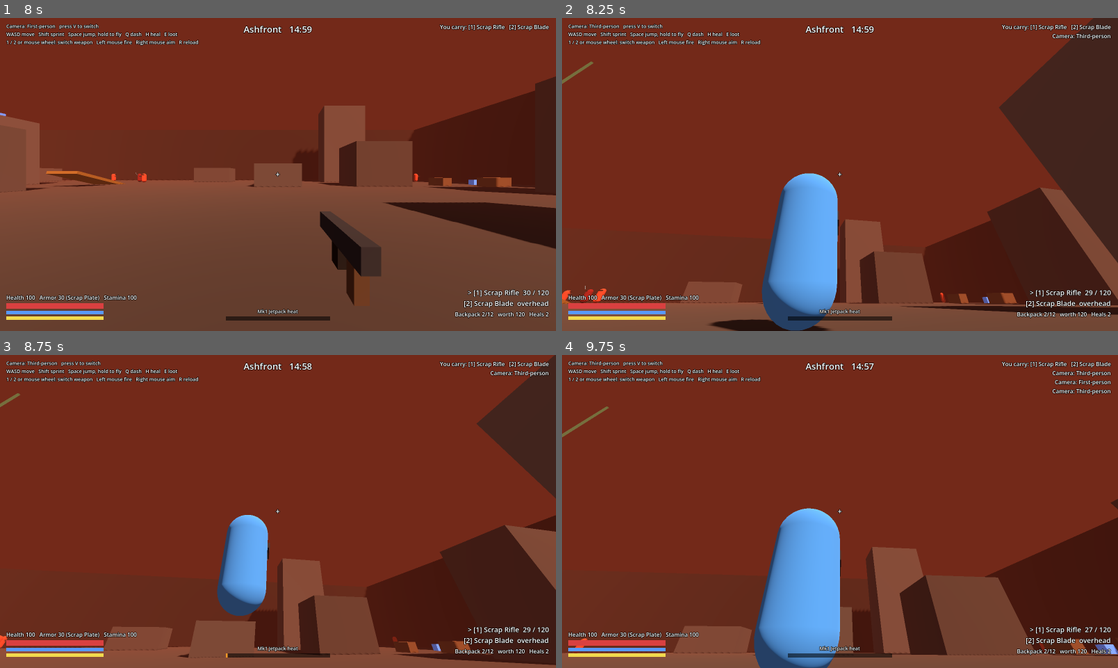
Above: before the commit, frames 1-4 (two rows, left to right).
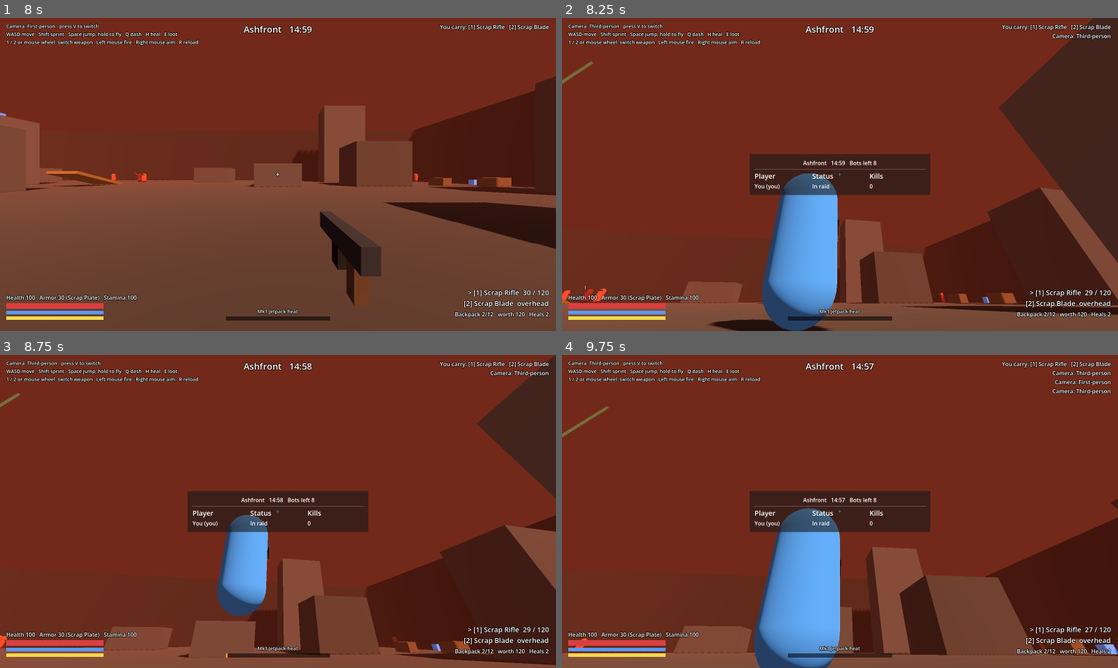
Above: after the commit, the same moments.

Repository: czinabu/projectares
Game: Godot game, scene res://scenes/main.tscn
Two runs of this game, one before a commit and one after it. Both use one fixed random seed, a clock stepped at 60 frames per second and the inputs below.
Inputs (mouse positions are in pixels of both pictures, inside the frame that each line leads up to):
- Up to frame 1 (8 s): click "Scrap kit (free)" at 0.5 s; click "Scrap kit (free)" at 1.25 s; click "Scrap kit (free)" at 2 s; click "Scrap kit (free)" at 2.75 s; click "None" at 3.5 s; click "None" at 4.25 s; click "Stock" at 5 s; click "Stock" at 5.75 s; click "Stock" at 6.5 s; click "Deploy to Ashfront" at 7.25 s
- Up to frame 2 (8.25 s): tap V (toggle_view) at 8 s; move the mouse to (867, 174) at 8.02 s; hold W (move_forward) from 8.03 s (still down); hold Tab (scoreboard, bound only after the commit) from 8.03 s (still down); tap H (heal) at 8.1 s; click (867, 174) at 8.17 s
- Up to frame 3 (8.75 s): keep holding W (move_forward); keep holding Tab (scoreboard, bound only after the commit); tap Space (jump) at 8.27 s
- Up to frame 4 (9.75 s): keep holding W (move_forward); tap V (toggle_view) at 8.75, 9.5 s; move the mouse to (812, 511) at 8.77 s; release Tab (scoreboard, bound only after the commit) at 8.78 s; tap Tab (scoreboard, bound only after the commit) at 8.85 s; click (812, 511) at 8.92 s; tap Space (jump) at 9.02 s; tap H (heal) at 9.05 s; move the mouse to (851, 505) at 9.52 s; hold Tab (scoreboard, bound only after the commit) from 9.53 s (still down); tap G (ability) at 9.6 s; click (851, 505) at 9.67 s

Frame 1 is identical in both runs. In frame 2, 4.3% of the frame differs, in the area x 33-67%, y 43-57%; in frame 3, 4.3%; in frame 4, 4.3%.

Commit message:
Add nameplates over other players and a Tab scoreboard
Nameplates show another player's name and health above their head, only
when you could see them yourself: not behind walls, not behind you, not
past 45 m (fading out near the edge), and not once they are down.

Holding Tab opens a scoreboard of everyone in the raid: in raid, extracted
or down, with kills, plus the bots still standing. On a server or solo raid
it reads Raid.players. A client has no player states, so there every actor
that is not a bot is a player, a player who vanishes alive has extracted,
and only your own kills are known.

Both are new scripts in core/ui, preloaded rather than found by class_name,
and use plain themed controls so the UI theme styles them.

Co-Authored-By: Claude Opus 5.5 <noreply@anthropic.com>
Claude-Session: https://claude.ai/code/session_01GXE5t1odtJgJA4pcU3Vf25

Diff:
--- a/core/input_setup.gd
+++ b/core/input_setup.gd
@@ -19,6 +19,7 @@
 	"melee_control": KEY_B,
 	"weapon_1": KEY_1,
 	"weapon_2": KEY_2,
+	"scoreboard": KEY_TAB,
 }
 
 const MOUSE_ACTIONS := {
--- a/core/main.gd
+++ b/core/main.gd
@@ -5,11 +5,15 @@
 ## for a dedicated server: no hub, no window needed, just a raid that players join.
 
 const JOIN_TIMEOUT := 12.0
+const NameplatesScript := preload("res://core/ui/nameplates.gd")
+const ScoreboardScript := preload("res://core/ui/scoreboard.gd")
 
 var hub: Hub
 var raid: Raid
 var controller: PlayerController
 var hud: Hud
+var nameplates: CanvasLayer
+var scoreboard: CanvasLayer
 var net: NetSession
 var _server_pid := -1
 var _join_attempts := 0
@@ -57,6 +61,14 @@
 	hud = Hud.new()
 	hud.setup(raid, controller)
 	raid.add_child(hud)
+	nameplates = NameplatesScript.new()
+	nameplates.name = "Nameplates"
+	nameplates.setup(raid)
+	raid.add_child(nameplates)
+	scoreboard = ScoreboardScript.new()
+	scoreboard.name = "Scoreboard"
+	scoreboard.setup(raid)
+	raid.add_child(scoreboard)
 
 
 func _on_raid_ended(result: Dictionary) -> void:
--- /dev/null
+++ b/core/ui/nameplates.gd
@@ -0,0 +1,108 @@
+extends CanvasLayer
+## Names and health over other players you can see. Hidden behind walls,
+## behind you, past `max_distance`, and once someone is down, so a nameplate
+## never gives away more than your own eyes would.
+
+const RaidRoster := preload("res://core/ui/raid_roster.gd")
+
+## Nameplates show up to this far away, in metres, fading over the last part.
+var max_distance := 45.0
+var fade_distance := 10.0
+## Height above an actor's feet where the plate sits.
+var head_offset := 2.15
+var plate_size := Vector2(160, 34)
+
+var raid: Raid
+## The local player: never gets a plate, and does not block the view check.
+var viewer: Actor
+var _root: Control
+var _plates := {}
+
+
+func setup(p_raid: Raid, p_viewer: Actor = null) -> void:
+	raid = p_raid
+	viewer = p_viewer if p_viewer != null else p_raid.player
+
+
+func _ready() -> void:
+	layer = 1
+	_root = Control.new()
+	_root.set_anchors_and_offsets_preset(Control.PRESET_FULL_RECT)
+	_root.mouse_filter = Control.MOUSE_FILTER_IGNORE
+	add_child(_root)
+
+
+func _process(_delta: float) -> void:
+	update_plates()
+
+
+func update_plates() -> void:
+	var seen := {}
+	var camera := raid.get_viewport().get_camera_3d() if raid != null and is_instance_valid(raid) else null
+	if camera != null:
+		for actor in RaidRoster.players_in(raid):
+			if actor == viewer or actor.is_dead:
+				continue
+			var at := actor.global_position + Vector3(0, head_offset, 0)
+			var alpha := _visibility(camera, actor, at)
+			if alpha <= 0.0:
+				continue
+			var id := actor.get_instance_id()
+			seen[id] = true
+			var plate: Control = _plates.get(id)
+			if plate == null:
+				plate = _make_plate()
+				_plates[id] = plate
+			var label: Label = plate.get_child(0)
+			var bar: ProgressBar = plate.get_child(1)
+			label.text = actor.display_name
+			bar.value = actor.health.health / maxf(actor.health.max_health, 0.001) * 100.0
+			plate.position = camera.unproject_position(at) - Vector2(plate_size.x * 0.5, plate_size.y)
+			plate.modulate.a = alpha
+			plate.visible = true
+	for id: int in _plates.keys():
+		if not seen.has(id):
+			_plates[id].queue_free()
+			_plates.erase(id)
+
+
+## Whether a nameplate shows for `actor`: 0 hidden, up to 1 fully shown.
+func _visibility(camera: Camera3D, actor: Actor, at: Vector3) -> float:
+	if camera.is_position_behind(at):
+		return 0.0
+	var distance := camera.global_position.distance_to(at)
+	if distance > max_distance:
+		return 0.0
+	var space := raid.get_world_3d().direct_space_state
+	var query := PhysicsRayQueryParameters3D.create(camera.global_position, at)
+	query.collision_mask = Actor.LAYER_WORLD
+	var exclude: Array[RID] = [actor.get_rid()]
+	if viewer != null and is_instance_valid(viewer):
+		exclude.append(viewer.get_rid())
+	query.exclude = exclude
+	if not space.intersect_ray(query).is_empty():
+		return 0.0
+	return clampf((max_distance - distance) / maxf(fade_distance, 0.001), 0.0, 1.0)
+
+
+## Shown plates, by actor: { Actor instance id: Control }.
+func plates() -> Dictionary:
+	return _plates
+
+
+func _make_plate() -> Control:
+	var plate := VBoxContainer.new()
+	plate.mouse_filter = Control.MOUSE_FILTER_IGNORE
+	plate.size = plate_size
+	plate.add_theme_constant_override("separation", 2)
+	var label := Label.new()
+	label.horizontal_alignment = HORIZONTAL_ALIGNMENT_CENTER
+	label.theme_type_variation = &"HeaderSmall"
+	plate.add_child(label)
+	var bar := ProgressBar.new()
+	bar.show_percentage = false
+	bar.custom_minimum_size = Vector2(plate_size.x, 5)
+	bar.mouse_filter = Control.MOUSE_FILTER_IGNORE
+	plate.add_child(bar)
+	_root.add_child(plate)
+	return plate
--- /dev/null
+++ b/core/ui/raid_roster.gd
@@ -0,0 +1,102 @@
+extends RefCounted
+## Who is playing in a raid, for the scoreboard and nameplates. UI only: it
+## reads the raid and its actors and never changes them.
+##
+## On a solo or server raid the players come from `Raid.players`. A client's
+## raid has no player states, so there every actor that is not a bot is a
+## player. A player who vanishes while alive has extracted (a dropped player
+## is killed first), so the roster remembers everyone it has seen.
+
+const IN_RAID := "In raid"
+const DOWN := "Down"
+const EXTRACTED := "Extracted"
+
+var raid: Raid
+## The local player, or null on a server.
+var me: Actor
+## One per player seen: { id, name, status, kills, is_me }.
+var entries: Array[Dictionary] = []
+var _by_id := {}
+var _my_kills := 0
+
+
+func _init(p_raid: Raid, p_me: Actor = null) -> void:
+	raid = p_raid
+	me = p_me
+	if me != null:
+		me.hit_confirmed.connect(_on_my_hit)
+
+
+## Players currently in the raid, alive or dead.
+static func players_in(p_raid: Raid) -> Array[Actor]:
+	var out: Array[Actor] = []
+	if p_raid == null:
+		return out
+	if p_raid.mode != Raid.Mode.CLIENT:
+		for state in p_raid.players:
+			if is_instance_valid(state.actor):
+				out.append(state.actor)
+		return out
+	for child in p_raid.get_children():
+		var actor := child as Actor
+		if actor != null and not actor.is_queued_for_deletion() and not p_raid.bots.has(actor):
+			out.append(actor)
+	return out
+
+
+## Bots still standing.
+func bots_alive() -> int:
+	var count := 0
+	for bot in raid.bots:
+		if is_instance_valid(bot) and not bot.is_dead:
+			count += 1
+	return count
+
+
+func refresh() -> void:
+	var present := {}
+	for actor in players_in(raid):
+		var id := actor.get_instance_id()
+		present[id] = true
+		var entry: Dictionary = _by_id.get(id, {})
+		if entry.is_empty():
+			entry = {"id": id, "name": actor.display_name, "status": IN_RAID, "kills": 0,
+					"is_me": actor == me}
+			_by_id[id] = entry
+			entries.append(entry)
+		entry.name = actor.display_name
+		var state := raid.state_for(actor)
+		if actor.is_dead:
+			entry.status = DOWN
+		elif state != null and state.finished:
+			entry.status = EXTRACTED
+		else:
+			entry.status = IN_RAID
+		if state != null:
+			entry.kills = state.kills
+		elif entry.is_me:
+			entry.kills = _my_kills
+	for entry in entries:
+		if not present.has(entry.id) and entry.status == IN_RAID:
+			entry.status = EXTRACTED
+	entries.sort_custom(_before)
+
+
+## Kills are only known for players with a state here (solo, server) and for
+## yourself, counted from your own confirmed kills.
+func kills_known(entry: Dictionary) -> bool:
+	return entry.is_me or raid.mode != Raid.Mode.CLIENT
+
+
+static func _before(a: Dictionary, b: Dictionary) -> bool:
+	var order := [IN_RAID, EXTRACTED, DOWN]
+	if a.status != b.status:
+		return order.find(a.status) < order.find(b.status)
+	if a.kills != b.kills:
+		return a.kills > b.kills
+	return String(a.name).naturalnocasecmp_to(b.name) < 0
+
+
+func _on_my_hit(_target: Actor, _info: DamageInfo, lethal: bool) -> void:
+	if lethal:
+		_my_kills += 1
--- /dev/null
+++ b/core/ui/scoreboard.gd
@@ -0,0 +1,112 @@
+extends CanvasLayer
+## Hold Tab in a raid to see everyone playing: who is still in, who got out,
+## who went down, and kills. Plain themed controls so the UI theme styles it.
+
+const RaidRoster := preload("res://core/ui/raid_roster.gd")
+
+## How often the roster is checked, and the table rebuilt while open, in seconds.
+var refresh_interval := 0.25
+
+var raid: Raid
+var roster: RaidRoster
+var _panel: PanelContainer
+var _title: Label
+var _grid: GridContainer
+var _refresh_left := 0.0
+var _forced := false
+
+
+func setup(p_raid: Raid, p_me: Actor = null) -> void:
+	raid = p_raid
+	roster = RaidRoster.new(p_raid, p_me if p_me != null else p_raid.player)
+	roster.refresh()
+
+
+func _ready() -> void:
+	layer = 5
+	var root := CenterContainer.new()
+	root.set_anchors_and_offsets_preset(Control.PRESET_FULL_RECT)
+	root.mouse_filter = Control.MOUSE_FILTER_IGNORE
+	add_child(root)
+	_panel = PanelContainer.new()
+	_panel.mouse_filter = Control.MOUSE_FILTER_IGNORE
+	_panel.custom_minimum_size = Vector2(520, 0)
+	root.add_child(_panel)
+	var margin := MarginContainer.new()
+	for side in ["left", "right", "top", "bottom"]:
+		margin.add_theme_constant_override("margin_" + side, 14)
+	_panel.add_child(margin)
+	var box := VBoxContainer.new()
+	margin.add_child(box)
+	_title = Label.new()
+	_title.horizontal_alignment = HORIZONTAL_ALIGNMENT_CENTER
+	box.add_child(_title)
+	box.add_child(HSeparator.new())
+	_grid = GridContainer.new()
+	_grid.columns = 3
+	box.add_child(_grid)
+	visible = false
+
+
+func _process(delta: float) -> void:
+	if raid == null or not is_instance_valid(raid):
+		return
+	var want := _forced or Input.is_action_pressed("scoreboard")
+	if want != visible:
+		visible = want
+		_refresh_left = 0.0
+	_refresh_left -= delta
+	if _refresh_left > 0.0:
+		return
+	_refresh_left = refresh_interval
+	# The roster keeps watching while the board is closed, so someone who
+	# joins and extracts between looks is still listed.
+	if visible:
+		rebuild()
+	else:
+		roster.refresh()
+
+
+## Keeps the board open without the key, for tests and screenshots.
+func show_board(on: bool) -> void:
+	_forced = on
+	visible = on
+	if on:
+		rebuild()
+
+
+func rebuild() -> void:
+	if roster == null:
+		return
+	roster.refresh()
+	var secs := int(maxf(raid.time_left, 0.0))
+	_title.text = "%s   %02d:%02d   Bots left %d" % [
+		raid.world.display_name if raid.world else "Raid", secs / 60, secs % 60, roster.bots_alive()]
+	for child in _grid.get_children():
+		_grid.remove_child(child)
+		child.queue_free()
+	_cell("Player", true)
+	_cell("Status", true)
+	_cell("Kills", true)
+	for entry in roster.entries:
+		_cell(("%s (you)" % entry.name) if entry.is_me else String(entry.name))
+		_cell(entry.status)
+		_cell(str(entry.kills) if roster.kills_known(entry) else "-")
+
+
+## The text in each row, for tests: [[name, status, kills], ...].
+func rows() -> Array:
+	var out := []
+	var cells := _grid.get_children()
+	for i in range(3, cells.size(), 3):
+		out.append([cells[i].text, cells[i + 1].text, cells[i + 2].text])
+	return out
+
+
+func _cell(text: String, header := false) -> void:
+	var label := Label.new()
+	label.text = text
+	label.size_flags_horizontal = Control.SIZE_EXPAND_FILL
+	if header:
+		label.theme_type_variation = &"HeaderSmall"
+	_grid.add_child(label)
--- a/tests/test_runner.gd
+++ b/tests/test_runner.gd
@@ -4,6 +4,9 @@
 ## Exits with code 0 when everything passes, 1 otherwise.
 
 const VehicleScript := preload("res://core/vehicle/vehicle.gd")
+const RaidRoster := preload("res://core/ui/raid_roster.gd")
+const NameplatesScript := preload("res://core/ui/nameplates.gd")
+const ScoreboardScript := preload("res://core/ui/scoreboard.gd")
 
 var _passed := 0
 var _failed := 0
@@ -44,6 +47,7 @@
 	await _test_every_world()
 	await _test_frostline()
 	await _test_mastery()
+	await _test_nameplates_and_scoreboard()
 	await _test_online()
 
 
@@ -341,6 +345,8 @@
 	await frames(5)
 	check(main.raid != null and not main.hub.visible, "deploying starts a raid")
 	check(main.controller.camera.current and main.hud != null, "raid has a camera and HUD")
+	check(main.nameplates != null and main.scoreboard != null and not main.scoreboard.visible,
+			"raid has nameplates and a scoreboard, closed until Tab is held")
 	var controller: PlayerController = main.controller
 	check(controller.view_mode == PlayerController.ViewMode.FIRST and not controller.is_third_person(),
 			"camera starts in first-person")
@@ -1458,6 +1464,100 @@
 	await frames(2)
 
 
+func _test_nameplates_and_scoreboard() -> void:
+	print("Nameplates and scoreboard")
+	check(InputMap.has_action("scoreboard") and InputMap.action_get_events("scoreboard").any(
+			func(e: InputEvent) -> bool: return e is InputEventKey and e.physical_keycode == KEY_TAB),
+			"Tab is bound to the scoreboard")
+	var raid := Raid.new()
+	add_child(raid)
+	raid.start_server(Worlds.get_world("ashfront"), 71)
+	for bot in raid.bots:
+		bot.get_node("Brain").set_physics_process(false)
+	var a := raid.add_player([], {}, "Alpha")
+	var b := raid.add_player([], {}, "Bravo")
+	var c := raid.add_player([], {}, "Charlie")
+	await frames(5)
+	var roster := RaidRoster.new(raid, a)
+	roster.refresh()
+	var board := ScoreboardScript.new()
+	board.setup(raid, a)
+	raid.add_child(board)
+	await frames(1)
+	check(roster.entries.size() == 3 and roster.entries.all(
+			func(e: Dictionary) -> bool: return e.status == RaidRoster.IN_RAID),
+			"the roster lists every player as in the raid")
+	check(roster.bots_alive() == raid.bots.size(), "the roster counts the bots still standing")
+	b.kill("bullet", a)
+	raid._on_actor_extracted(c)
+	await frames(3)
+	roster.refresh()
+	var by_name := {}
+	for e in roster.entries:
+		by_name[e.name] = e
+	check(by_name.Alpha.kills == 1 and by_name.Alpha.is_me and by_name.Alpha.status == RaidRoster.IN_RAID,
+			"your kills are counted on the scoreboard")
+	check(by_name.Bravo.status == RaidRoster.DOWN, "a player who died shows as down")
+	check(by_name.Charlie.status == RaidRoster.EXTRACTED, "a player who left alive shows as extracted")
+	check(roster.entries[0].name == "Alpha", "players still in the raid are listed first")
+
+	check(not board.visible, "the scoreboard is closed until asked for")
+	board.show_board(true)
+	var rows: Array = board.rows()
+	check(board.visible and rows.size() == 3 and rows[0] == ["Alpha (you)", RaidRoster.IN_RAID, "1"],
+			"the scoreboard shows each player's name, status and kills")
+	board.show_board(false)
+	check(not board.visible, "the scoreboard closes again")
+
+	# Nameplates, high above the map so only the test's own wall can block the view.
+	var d := raid.add_player([], {}, "Delta")
+	var camera := Camera3D.new()
+	raid.add_child(camera)
+	camera.make_current()
+	var plates := NameplatesScript.new()
+	plates.setup(raid, a)
+	raid.add_child(plates)
+	var sky := a.global_position + Vector3(0, 120, 0)
+	var place := func(d_offset: Vector3, facing: Vector3) -> void:
+		a.global_position = sky
+		d.global_position = sky + d_offset
+		b.global_position = sky + Vector3(0, 0, -5)
+		camera.global_position = sky + Vector3(0, 1.6, 0)
+		camera.look_at(camera.global_position + facing)
+		plates.update_plates()
+	place.call(Vector3(0, -0.5, -10), Vector3.FORWARD)
+	var shown: Dictionary = plates.plates()
+	check(shown.has(d.get_instance_id()) and not shown.has(a.get_instance_id()),
+			"another player in view gets a nameplate, you do not")
+	check(not shown.has(b.get_instance_id()), "a player who is down has no nameplate")
+	if shown.has(d.get_instance_id()):
+		var plate: Control = shown[d.get_instance_id()]
+		var label: Label = plate.get_child(0)
+		var middle := camera.get_viewport().get_visible_rect().size * 0.5
+		check(label.text == "Delta" and plate.position.x < middle.x and plate.position.x + plate.size.x > middle.x,
+				"the nameplate carries the name and sits over the player")
+	place.call(Vector3(0, -0.5, -10), Vector3.BACK)
+	check(plates.plates().is_empty(), "no nameplate for a player behind you")
+	place.call(Vector3(0, -0.5, -(plates.max_distance + 5.0)), Vector3.FORWARD)
+	check(plates.plates().is_empty(), "no nameplate past the nameplate range")
+	var wall := StaticBody3D.new()
+	var shape := CollisionShape3D.new()
+	shape.shape = BoxShape3D.new()
+	shape.shape.size = Vector3(6, 6, 0.5)
+	wall.add_child(shape)
+	raid.add_child(wall)
+	wall.global_position = sky + Vector3(0, 1, -5)
+	await frames(1)
+	place.call(Vector3(0, -0.5, -10), Vector3.FORWARD)
+	check(plates.plates().is_empty(), "no nameplate through a wall")
+	wall.queue_free()
+	await frames(1)
+	d.kill("bullet")
+	place.call(Vector3(0, -0.5, -10), Vector3.FORWARD)
+	check(plates.plates().is_empty(), "the nameplate goes when the player goes down")
+	await _end_raid(raid)
+
+
 func _test_online() -> void:
 	print("Online: commands and raids with several players")
 	var cmd := ActorCommand.new()
@@ -1558,6 +1658,12 @@
 			check(moved > 3.0, "one player's movement reaches the other through the server (%.1f m)" % moved)
 			var apart := seen.global_position.distance_to(alpha.raid.player.global_position)
 			check(apart < 2.0, "both clients agree where that player is (%.2f m apart)" % apart)
+		var roster := RaidRoster.new(bravo.raid, bravo.raid.player)
+		roster.refresh()
+		var names := roster.entries.map(func(e: Dictionary) -> String: return e.name)
+		check(roster.entries.size() == 2 and "Alpha" in names and "Bravo" in names
+				and roster.entries.all(func(e: Dictionary) -> bool: return e.status == RaidRoster.IN_RAID),
+				"a client's scoreboard lists both players and none of the bots")
 	await _leave(bravo)
 	await _leave(alpha)
 	OS.kill(pid)
Not shown, added: core/ui/nameplates.gd.uid
Not shown, added: core/ui/raid_roster.gd.uid
Not shown, added: core/ui/scoreboard.gd.uid
